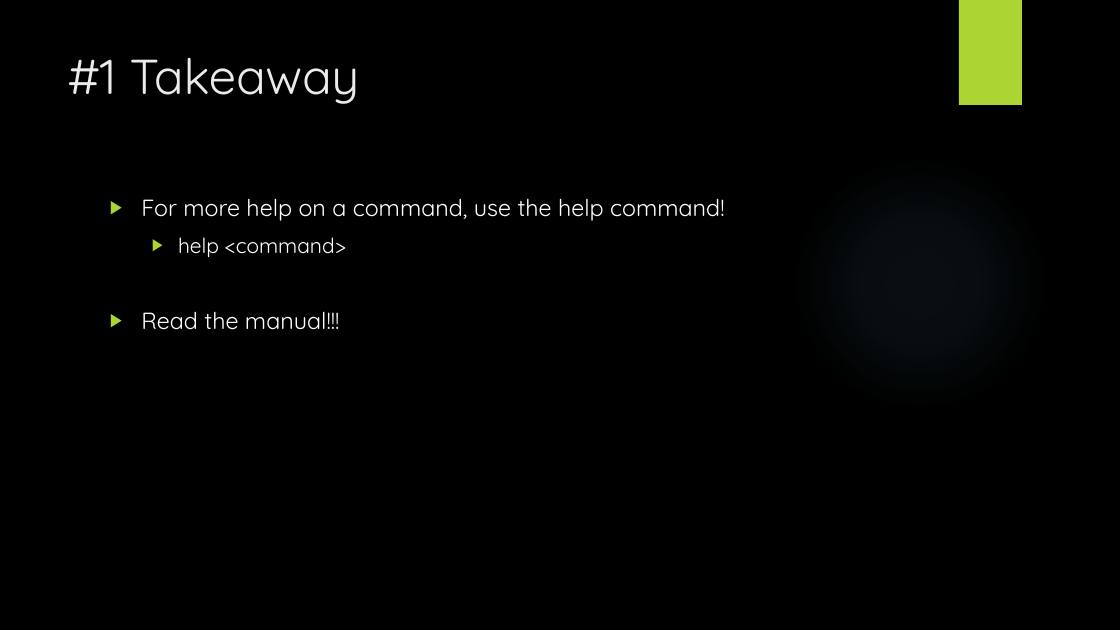
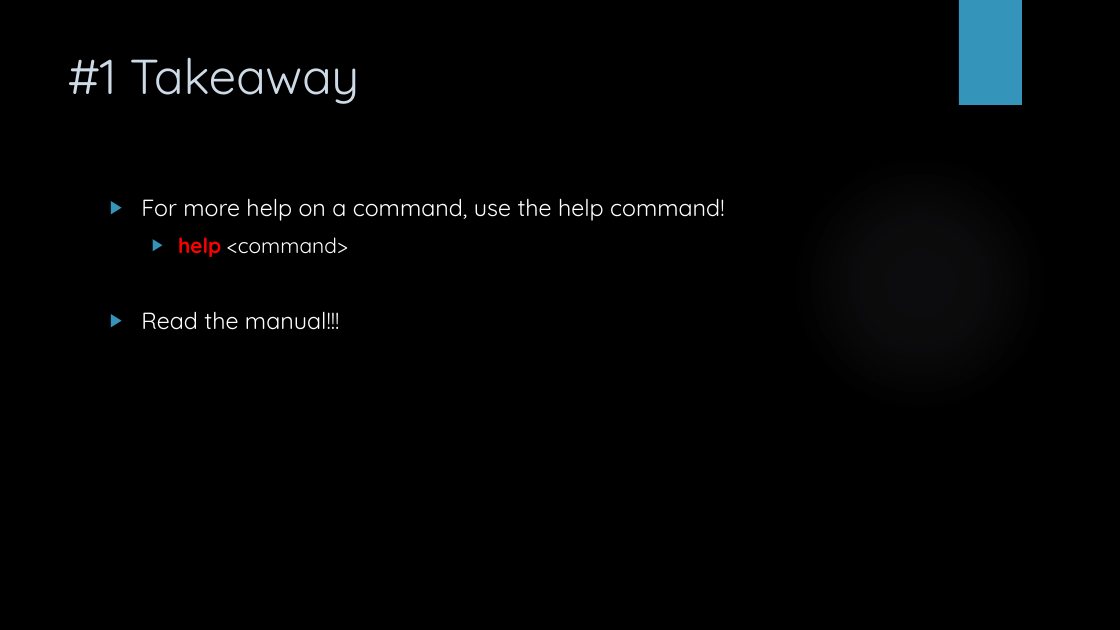
Before and after one commit to mbaccia514/LUG, a slide deck: slide 21 of GDB and Git.pptx (slide 5 before the commit). Drawn at 1120x630 pixels with LibreOffice and Linux fonts; fonts in the diff are those of the drawing; background and template pictures are left out. Boxes give left, top, right and bottom in pixels: in the first picture for what was removed or moved away, otherwise in the second. Text is boxed around its words. In the diff, an @@ line names an element or a change of style, - is before the commit and + after.

```diff
--- a/GDB and Git.pptx
+++ b/GDB and Git.pptx
@@ rectangle at bbox=[959, 0, 1022, 105]: fill #ACD433 to #3494BA @@
@@ title "#1 Takeaway" at bbox=[68, 58, 360, 104]: text colour #EBEBEB to #CEDBE6 @@
@@ text "For more help on a ..." at bbox=[141, 198, 725, 330]: text colour #FFFFFF to #FF0000, bold on in "help"; bullet colour #ACD433 to #3494BA @@
```
Also in this commit, not shown: 14 other slides changed, 17 slides added, 2 other files.
